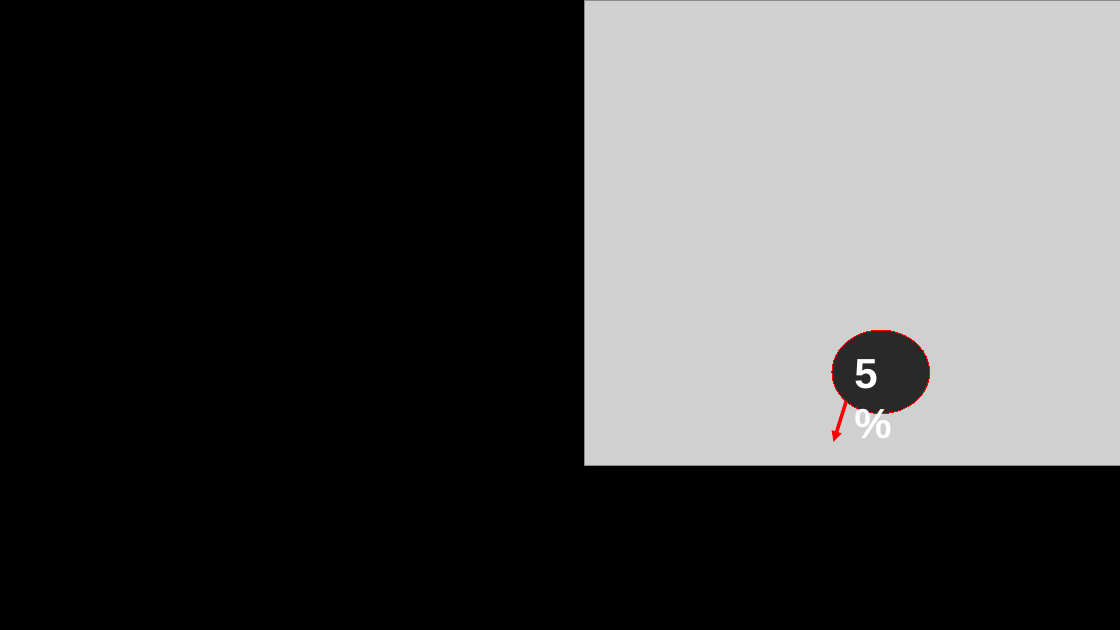
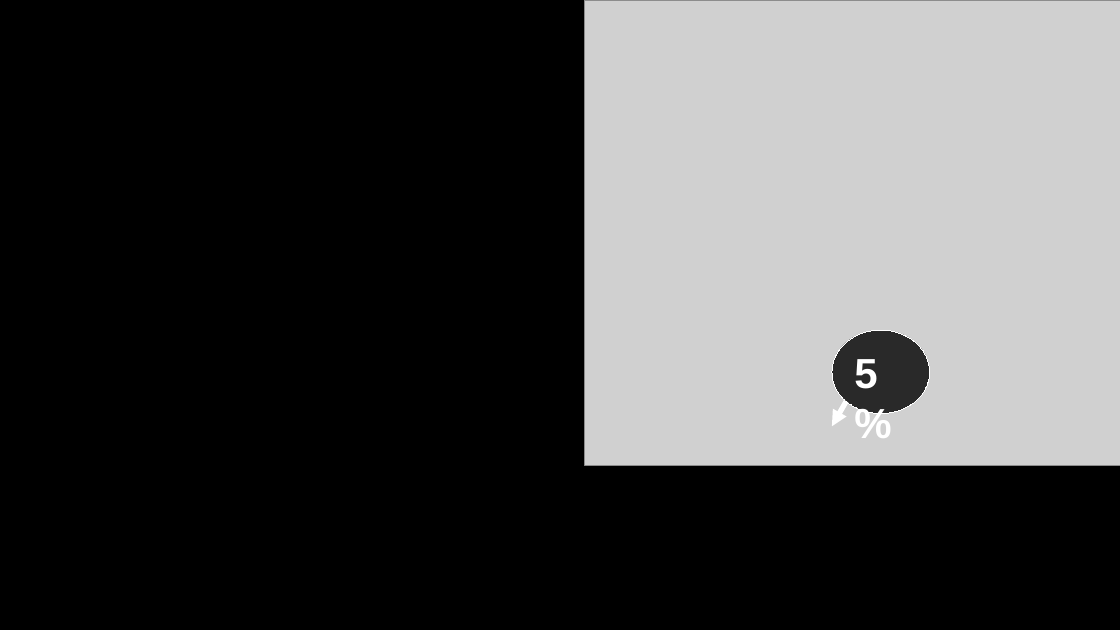
Before and after one commit to DeonRoos/stats-for-biologists, a slide deck: slide 18 of Lectures/Lecture 09.1 NHST.pptx (slide 20 before the commit). Drawn at 1120x630 pixels with LibreOffice and Linux fonts; fonts in the diff are those of the drawing; grey boxes stand for pictures. Boxes give left, top, right and bottom in pixels: in the first picture for what was removed or moved away, otherwise in the second. Text is boxed around its words. In the diff, an @@ line names an element or a change of style, - is before the commit and + after.

```diff
--- a/Lectures/Lecture 09.1 NHST.pptx
+++ b/Lectures/Lecture 09.1 NHST.pptx
@@ ellipse "5%" at bbox=[832, 330, 929, 413]: outline #FF0000 0.75 pt to #FFFFFF 0.75 pt @@
@@ arrow moved from (846, 402) - (833, 442) to (846, 402) - (832, 426) @@
@@ arrow (846, 402) - (832, 426): stroke #FF0000 3 pt to #FFFFFF 4.5 pt @@
```
Also in this commit, not shown: 7 other slides changed, 1 slide added, 3 slides removed, 13 other files.
